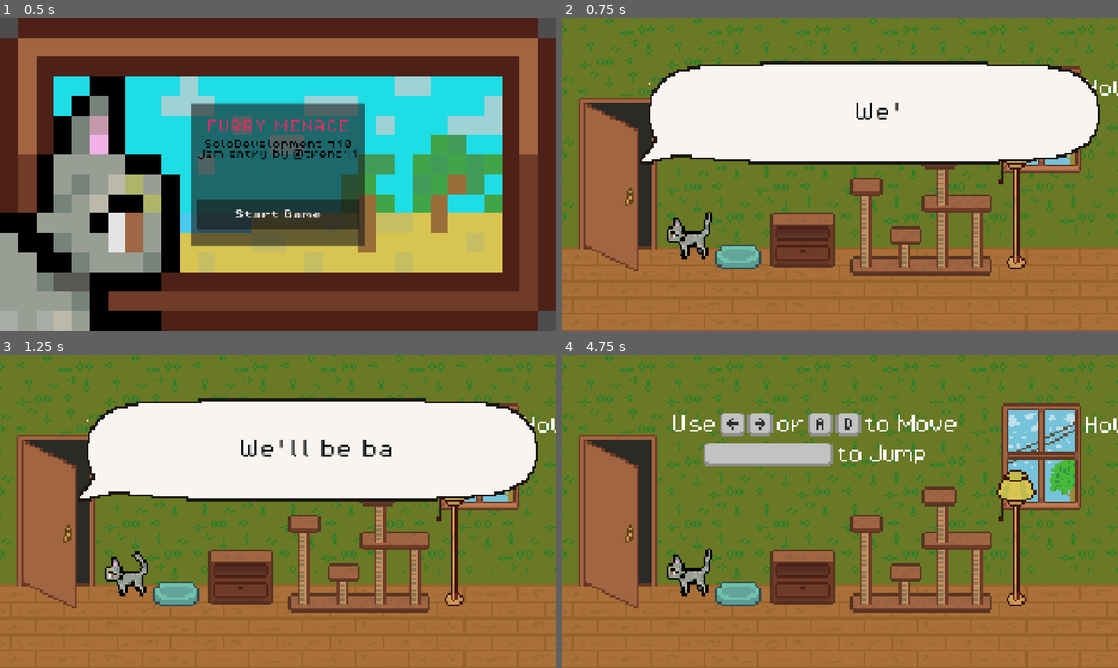
Above: before the commit, frames 1-4 (two rows, left to right).
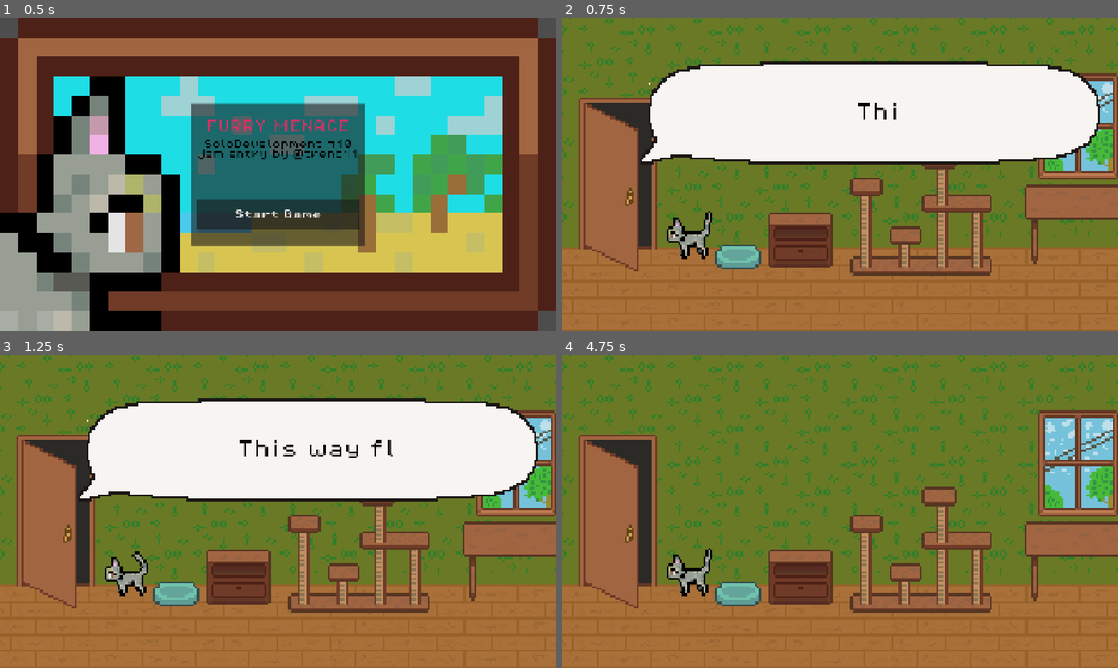
Above: after the commit, the same moments.

Repository: Treno1/NaughtyCat
Game: Godot game, scene res://scenes/ui/main_menu.tscn
The game is run twice, just before and just after one commit, with the same random seed, the same clock (stepped at 60 frames per second) and the same inputs.
Inputs:
- Up to frame 1 (0.5 s): no input
- Up to frame 2 (0.75 s): click "Start Game" at 0.5 s
- Up to frame 3 (1.25 s): no input
- Up to frame 4 (4.75 s): tap Enter (enter) at 1.25, 2.1, 4.35 s; hold D (move_right) 1.28-2.78 s; tap E (interact) at 1.35, 2.3, 2.85, 3.6, 4.55 s; tap Space (jump) at 1.52, 2.27, 3.77, 4.52 s; hold A (move_left) 2.78-3.53 s; hold D (move_right) from 3.53 s (still down)

Frame 1 is identical in both runs. In frame 2, 5.5% of the frame differs, in the area x 37-100%, y 15-81%; in frame 3, 6.0%; in frame 4, 13%, in the area x 20-100%, y 15-81%.
Error before the commit: Parse Error: Invalid cast. Cannot convert from "Area2D" to "Interactable". (res://scripts/interact_area.gd:10)

Commit message:
Component system done

Diff:
--- a/scenes/interactables/couch.tscn
+++ b/scenes/interactables/couch.tscn
@@ -184,6 +184,8 @@
 one_way_collision = true
 
 [node name="CouchScratchR" type="Area2D" parent="."]
+collision_layer = 0
+collision_mask = 0
 
 [node name="ScratchSpriteR" type="AnimatedSprite2D" parent="CouchScratchR"]
 position = Vector2(25, 7)
@@ -200,13 +202,17 @@
 [node name="Interactable" type="Node" parent="CouchScratchR"]
 script = ExtResource("9_4k3f1")
 
-[node name="Scratchable" type="Node" parent="CouchScratchR" node_paths=PackedStringArray("target_sprites", "target_interactable")]
+[node name="Scratchable" type="Node" parent="CouchScratchR" node_paths=PackedStringArray("target_sprites", "target_interactable", "interact_area")]
 script = ExtResource("6_4k3f1")
 target_sprites = NodePath("../ScratchSpriteR")
 target_interactable = NodePath("../Interactable")
+interact_area = NodePath("..")
+animations_count = 4
 metadata/_custom_type_script = "uid://ex4bv1auk72v"
 
 [node name="CouchScratchL" type="Area2D" parent="."]
+collision_layer = 0
+collision_mask = 0
 
 [node name="ScratchSpriteL" type="AnimatedSprite2D" parent="CouchScratchL"]
 position = Vector2(-22, 8)
@@ -221,10 +227,11 @@
 [node name="Interactable" type="Node" parent="CouchScratchL"]
 script = ExtResource("9_4k3f1")
 
-[node name="Scratchable" type="Node" parent="CouchScratchL" node_paths=PackedStringArray("target_sprites", "target_interactable")]
+[node name="Scratchable" type="Node" parent="CouchScratchL" node_paths=PackedStringArray("target_sprites", "target_interactable", "interact_area")]
 script = ExtResource("6_4k3f1")
 target_sprites = NodePath("../ScratchSpriteL")
 target_interactable = NodePath("../Interactable")
+interact_area = NodePath("..")
 metadata/_custom_type_script = "uid://ex4bv1auk72v"
 
 [editable path="CouchSit/Landing4"]
--- a/scenes/interactables/flower_pot_left.tscn
+++ b/scenes/interactables/flower_pot_left.tscn
@@ -83,10 +83,11 @@
 position = Vector2(0, -10)
 shape = SubResource("CircleShape2D_cf77b")
 
-[node name="Scratchable" type="Node" parent="Area2D" node_paths=PackedStringArray("target_sprites", "target_interactable")]
+[node name="Scratchable" type="Node" parent="Area2D" node_paths=PackedStringArray("target_sprites", "target_interactable", "interact_area")]
 script = ExtResource("3_c815s")
 target_sprites = NodePath("../../Sprite")
 target_interactable = NodePath("../Interactable")
+interact_area = NodePath("..")
 animations_count = 2
 metadata/_custom_type_script = "uid://ex4bv1auk72v"
 
--- a/scenes/interactables/flower_pot_right.tscn
+++ b/scenes/interactables/flower_pot_right.tscn
@@ -84,10 +84,11 @@
 position = Vector2(0, -10)
 shape = SubResource("CircleShape2D_cf77b")
 
-[node name="Scratchable" type="Node" parent="Area2D" node_paths=PackedStringArray("target_sprites", "target_interactable")]
+[node name="Scratchable" type="Node" parent="Area2D" node_paths=PackedStringArray("target_sprites", "target_interactable", "interact_area")]
 script = ExtResource("2_hi6w0")
 target_sprites = NodePath("../../Sprite")
 target_interactable = NodePath("../Interactable")
+interact_area = NodePath("..")
 animations_count = 2
 metadata/_custom_type_script = "uid://ex4bv1auk72v"
 
--- a/scenes/interactables/picture.tscn
+++ b/scenes/interactables/picture.tscn
@@ -42,10 +42,11 @@
 rotation = 1.5707964
 shape = SubResource("CapsuleShape2D_rgkgn")
 
-[node name="Scratchable" type="Node" parent="Area2D" node_paths=PackedStringArray("target_sprites", "target_interactable")]
+[node name="Scratchable" type="Node" parent="Area2D" node_paths=PackedStringArray("target_sprites", "target_interactable", "interact_area")]
 script = ExtResource("3_rrvjf")
 target_sprites = NodePath("../PicturePokeSprite")
 target_interactable = NodePath("../Interactable")
+interact_area = NodePath("..")
 animations_count = 1
 metadata/_custom_type_script = "uid://ex4bv1auk72v"
 
--- a/scenes/interactables/tv.tscn
+++ b/scenes/interactables/tv.tscn
@@ -121,10 +121,11 @@
 script = ExtResource("5_mls23")
 metadata/_custom_type_script = "uid://dswlqj6p7vtxg"
 
-[node name="Scratchable" type="Node" parent="Area2D" node_paths=PackedStringArray("target_sprites", "target_interactable")]
+[node name="Scratchable" type="Node" parent="Area2D" node_paths=PackedStringArray("target_sprites", "target_interactable", "interact_area")]
 script = ExtResource("6_i5x7v")
 target_sprites = NodePath("../ScratchSprite2")
 target_interactable = NodePath("../Interactable")
+interact_area = NodePath("..")
 animations_count = 1
 metadata/_custom_type_script = "uid://ex4bv1auk72v"
 
--- a/scripts/components/scratchable.gd
+++ b/scripts/components/scratchable.gd
@@ -5,6 +5,7 @@
 ## Animations names should be 1,2,3,4 etc
 @export var target_sprites: AnimatedSprite2D = null
 @export var target_interactable: Interactable = null
+@export var interact_area: Area2D = null
 @export var animations_count: int = 3
 
 var scratch_cnt := 0
@@ -24,7 +25,7 @@
 	target_sprites.play(str(scratch_cnt))
 
 	if scratch_cnt >= animations_count:
-		self.monitorable = false
-		self.monitoring = false
+		interact_area.monitorable = false
+		interact_area.monitoring = false
 
 		target_interactable.complete_interaction()
--- a/scripts/interact_area.gd
+++ b/scripts/interact_area.gd
@@ -7,12 +7,14 @@
 @onready var interact_sprite: AnimatedSprite2D = $".."
 
 func _on_area_shape_entered(_area_rid: RID, area: Area2D, _area_shape_index: int, _local_shape_index: int) -> void:
-	var interactable = area as Interactable
-	if !interactable:
-		for cld in area.get_children():
+	var interactable : Interactable = null
+
+	for cld in area.get_children():
+		var candidate = cld as Interactable
+		if candidate != null:
 			if interactable != null:
 				push_error("More than one interactable inside ", area.name)
-			interactable = cld as Interactable
+			interactable = candidate
 
 	if !interactable:
 		return
@@ -26,7 +28,15 @@
 	interact_sprite.visible = true
 
 func _on_area_shape_exited(_area_rid: RID, area: Area2D, _area_shape_index: int, _local_shape_index: int) -> void:
-	var interactable = area as Interactable
+	var interactable : Interactable = null
+
+	for cld in area.get_children():
+		var candidate = cld as Interactable
+		if candidate != null:
+			if interactable != null:
+				push_error("More than one interactable inside ", area.name)
+			interactable = candidate
+
 	if !interactable:
 		return
 
--- a/scripts/main_menu.gd
+++ b/scripts/main_menu.gd
@@ -1,6 +1,6 @@
 extends Control
 
-var start_lvl_id = 0
+var start_lvl_id = 2
 
 func _on_button_pressed() -> void:
 	get_tree().change_scene_to_packed(GameManager.LEVELS[start_lvl_id])
--- a/scripts/task_target.gd
+++ b/scripts/task_target.gd
@@ -13,17 +13,29 @@
 		inters_total += 1
 
 func get_interactables_from_parent() -> Array[Interactable]:
-	var siblings: Array[Interactable] = []
 	var parent := get_parent()
 	if parent == null:
-		return siblings
+		return []
 
-	for child in parent.get_children():
+	var interactables = _get_interactables_from_children(parent.get_children(true))
+
+	return interactables
+
+func _get_interactables_from_children(children : Array[Node]) -> Array[Interactable]:
+	var interactables: Array[Interactable] = []
+	for child in children:
 		var interactable = child as Interactable
 		if interactable:
-			siblings.append(interactable)
+			interactables.append(interactable)
 
-	return siblings
+		if child.get_child_count(true) <= 0:
+			continue
+
+		var subInteractables = _get_interactables_from_children(child.get_children())
+		if subInteractables.size() > 0:
+			interactables.append_array(subInteractables)
+
+	return interactables
 
 func _on_interactable_complete():
 	inters_finished += 1
